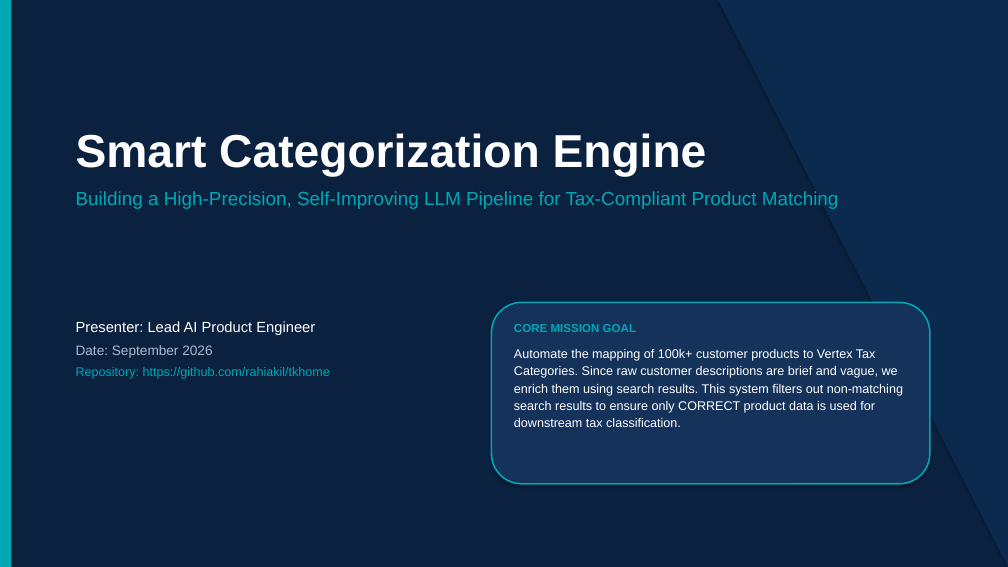
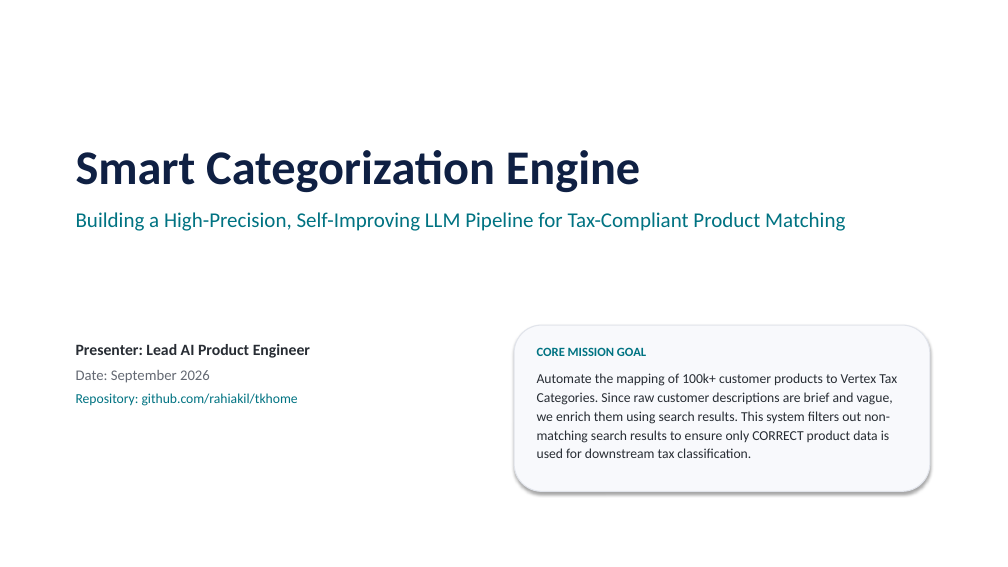
Before and after one commit to rahiakil/tkhome, a slide deck: slide 1 of presentation_slides.pptx. Drawn at 1008x567 pixels with LibreOffice and Linux fonts; fonts in the diff are those of the drawing. Boxes give left, top, right and bottom in pixels: in the first picture for what was removed or moved away, otherwise in the second. Text is boxed around its words. In the diff, an @@ line names an element or a change of style, - is before the commit and + after.

```diff
--- a/presentation_slides.pptx
+++ b/presentation_slides.pptx
@@ background #0A2240 to #FFFFFF @@
@@ rectangle removed at (0,0,11,567) @@
@@ right triangle removed at (718,0,1008,567) @@
@@ text "Smart Categorization Engine": place and size @@
-text "Smart Categorization Engine" at (76,133,839,209)
+text "Smart Categorization Engine" at (76,150,845,231)
@@ text "Smart Categorization Engine" at (76,150,845,231): size 44 to 46 pt, text colour #FFFFFF to #0F2043 in "Smart Categorization Engine"; font Arial to Calibri; size 18 to 20 pt, text colour #00A8B5 to #007382 in "Building a High-Precision, Self-Improving LLM Pipeline for ..."; more space between paragraphs @@
@@ rounded rectangle: place and size @@
-rounded rectangle at (492,302,930,484)
+rounded rectangle at (514,325,930,492)
@@ rounded rectangle at (514,325,930,492): fill #14325A to #F8F9FC; outline #00A8B5 1.5 pt to #E1E4EB 1 pt @@
@@ text at (76,344,310,383): size 14 to 15 pt, text colour #FFFFFF to #282D34, bold on in "Presenter: Lead AI Product Engineer"; font Arial to Calibri in "Presenter: Lead AI Product Engineer", "Date: September 2026"; size 13 to 14 pt, text colour #AAB9CD to #646973 in "Date: September 2026" @@
@@ text "Presenter: Lead AI Product Engineer": place and size @@
-text "Presenter: Lead AI Product Engineer" at (76,321,330,379)
+text "Presenter: Lead AI Product Engineer" at (76,344,310,406)
@@ text "CORE MISSION GOAL": place and size @@
-text "CORE MISSION GOAL" at (514,324,903,427)
+text "CORE MISSION GOAL" at (537,347,897,458)
@@ text "CORE MISSION GOAL" at (537,347,897,458): size 11 to 12 pt, text colour #00A8B5 to #007382 in "CORE MISSION GOAL"; font Arial to Calibri, size 12 to 13 pt, text colour #FFFFFF to #282D34 @@
@@ text at (76,393,298,406): text changed; size 12 to 13 pt; font Arial to Calibri; text colour #00A8B5 to #007382 @@
-Repository: https://github.com/rahiakil/tkhome
+Repository: github.com/rahiakil/tkhome
```
Also in this commit, not shown: 7 other slides changed, 3 other files.
